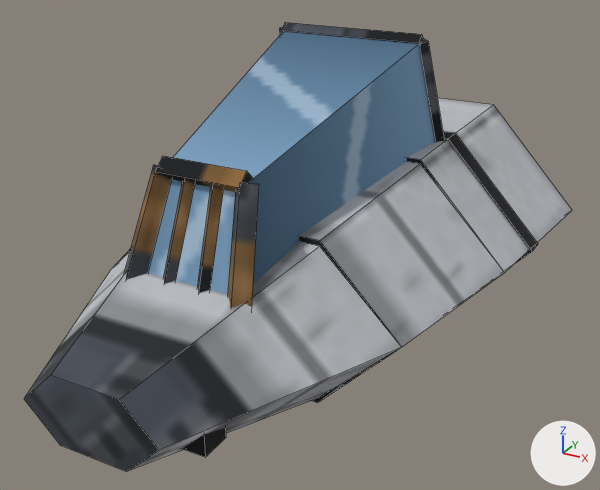
Before and after pictures for a commit that changed the OBJ model tenebris-rs/assets/models/ship_bubble_cockpit.obj.
Camera for both pictures: a 50 mm camera at (1.62, -4.17, 1.55) aimed at (0.05, -1.32, 0.13). Every picture has the same lights, and +X, +Y and +Z are marked at lower right. The first picture is the older version. Mesh edges are drawn as thin lines. Where no turn or scale is listed for an object, it has been applied to the vertices. Vertices at exactly the same position are counted once.

Names of what the first picture shows: 'canopy', 'frame', 'lights', 'nose', 'ring'.
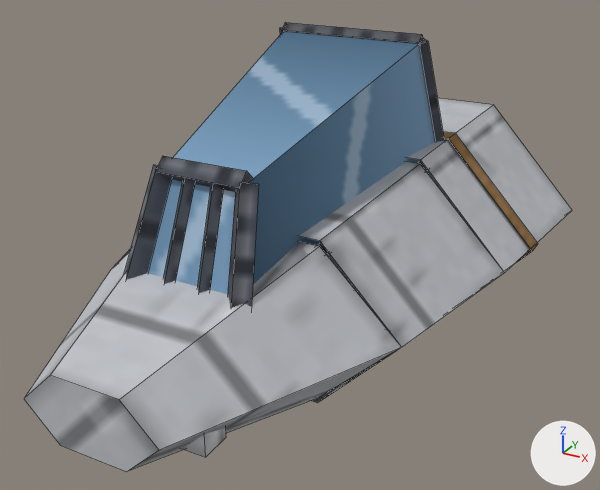
Pixel boxes [x1, y1, x2, y2] of what changed, in the pictures (600 x 490 px):
part 1 of me_frame, surface changed
    both: [124, 22, 444, 308]
part 2 of me_lights, surface changed (black to grey)
    both: [182, 428, 226, 457]
part 3 of me_nose, deleted
    before: [407, 158, 499, 265]
part 4 of me_nose, deleted
    before: [119, 236, 400, 403]
part 5 of me_nose, surface changed (lighter)
    both: [24, 98, 502, 472]
part 6 of me_ring, surface changed
    both: [443, 132, 538, 258]

Patch to the scene script:
```diff
--- a/tenebris-rs/assets/models/ship_bubble_cockpit.obj.py
+++ b/tenebris-rs/assets/models/ship_bubble_cockpit.obj.py
@@ me_frame @@
 me_frame.from_pydata(...)  # 80 vertices, 60 faces; spans x -0.45..0.45, y -2.15..-0.57, z 0.12..0.95
 # used by ob_frame; location = (0.0, 0.0, 0.0)
+# me_frame part 1: texture (UV) coordinates of 48 of 60 faces, centred in x -0.4..0.4, y -2.1..-0.6, z 0.14..0.94, changed; they spanned u 0.01..0.98, v 0.19..0.41 and now span u 0.01..0.94, v 0.25..0.45
 me_frame.materials.append(mat_gunmetal)
@@ me_lights @@
 me_lights.from_pydata(...)  # 16 vertices, 12 faces; spans x -0.303..0.303, y -2.41..-2.29, z -0.147..-0.027
 # used by ob_lights; location = (0.0, 0.0, 0.0)
+# me_lights part 2: texture (UV) coordinates of 12 of 12 faces, centred in x -0.303..0.303, y -2.41..-2.29, z -0.147..-0.027, changed; they spanned u 0.49..0.78, v 0.24..0.26 and now span u 0.38..0.67, v 0.3..0.32
 me_lights.materials.append(mat_white)
@@ me_nose @@
 # used by ob_nose; location = (0.0, 0.0, 0.0)
 # verts and faces of me_nose; kept vertices keep their numbers, new ones are numbered from 32
 # before: 6 (0.83, -0.9, 0.0) at pixel (504, 272), 7 (0.41, -0.9, 0.44) at pixel (420, 159), 8 (-0.41, -0.9, 0.44), 9 (-0.83, -0.9, 0.0), 10 (-0.41, -0.9, -0.44)
 # before: 11 (0.41, -0.9, -0.44), 12 (0.41, -0.9, 0.43) at pixel (420, 163), 13 (-0.41, -0.9, 0.43), 14 (-0.41, -0.9, -0.43), 15 (0.41, -0.9, -0.43)
 # before: 16 (0.68, -1.7, 0.0) at pixel (401, 347), 17 (0.34, -1.7, 0.35) at pixel (319, 240), 18 (-0.34, -1.7, 0.35), 19 (-0.68, -1.7, 0.0) at pixel (110, 269), 20 (-0.34, -1.7, -0.35)
 # before: 21 (0.34, -1.7, -0.35) at pixel (317, 402), 22 (0.34, -1.7, 0.33) at pixel (319, 246), 23 (-0.34, -1.7, 0.33), 24 (-0.34, -1.7, -0.33), 25 (0.34, -1.7, -0.33) at pixel (317, 398)
-me_nose.from_pydata(...)  # 32 vertices, 24 faces; spans x -0.92..0.92, y -2.6..0.0, z -0.49..0.49
+me_nose.from_pydata(...)  # 32 vertices, 20 faces; spans x -0.92..0.92, y -2.6..0.0, z -0.49..0.49
+# me_nose part 3
+delete_faces([(6, 7, 8, 9, 10, 11), (6, 15, 14, 9, 13, 12)])
+# me_nose part 4
+delete_faces([(16, 17, 18, 19, 20, 21), (16, 25, 24, 19, 23, 22)])
+# me_nose part 5: 19 kept faces spanning x -0.92..0.92, y -2.6..0.0, z -0.49..0.49 get new texture (UV) coordinates
 me_nose.materials.append(mat_hull)
@@ me_ring @@
 me_ring.from_pydata(...)  # 12 vertices, 6 faces; spans x -0.88..0.88, y -0.62..-0.52, z -0.47..0.47
 # used by ob_ring; location = (0.0, 0.0, 0.0)
+# me_ring part 6: texture (UV) coordinates of 6 of 6 faces, centred in x -0.66..0.66, y -0.57, z -0.47..0.47, changed; they spanned u 0.01..0.61, v 0.15..0.17 and now span u 0.01..0.61, v 0.21..0.22
 me_ring.materials.append(mat_bronze)
```
